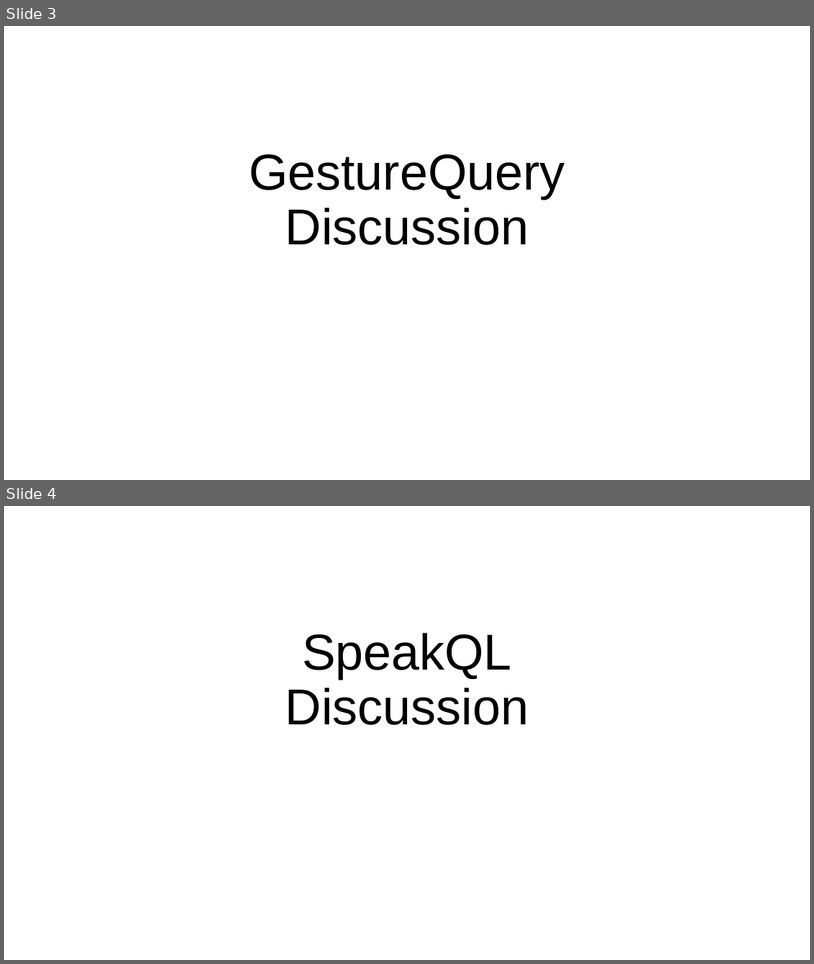
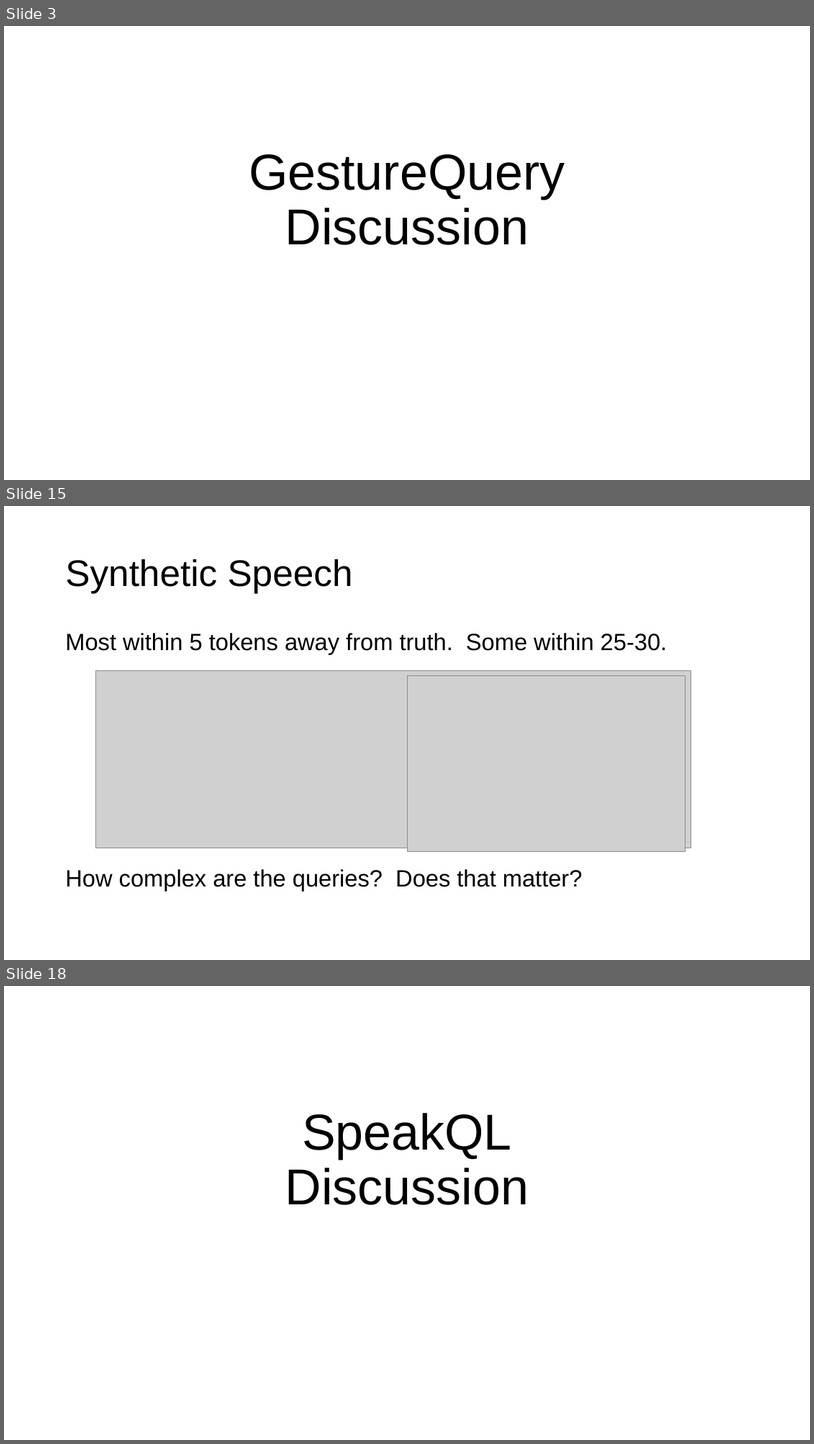
Before and after one commit to columbiaviz/columbiaviz.github.io, a slide deck: 2020s_w6998/lecs/08_modalities.pptx. Shown one above the other, each under a label of ours: slides 3 and 4 before the commit, slides 3, 15 and 18 after it; the slides between them are not shown. The pictures are 814x964 and 814x1444 pixels, drawn with LibreOffice and Linux fonts; fonts in the diff are those of the drawing; grey boxes stand for pictures. Boxes give left, top, right and bottom in pixels: in the first picture for what was removed or moved away, otherwise in the second. Text is boxed around its words. In the diff, an @@ line names an element or a change of style, - is before the commit and + after.

```diff
--- a/2020s_w6998/lecs/08_modalities.pptx
+++ b/2020s_w6998/lecs/08_modalities.pptx
@@ slide 15 added at box(4, 506, 810, 960), background #FFFFFF @@
@@ title added at box(65, 559, 353, 593), 44 pt, text #000000 @@
+Synthetic Speech
@@ text added at box(65, 633, 668, 890), 28 pt, text #000000 @@
+Most within 5 tokens away from truth. Some within 25-30.
+How complex are the queries? Does that matter?
@@ picture added at box(96, 671, 691, 847) @@
@@ picture added at box(407, 675, 686, 852) @@
@@ what was slide 4 is now slide 18 @@
```
Also in this commit, not shown: 1 slide changed, 16 other slides added.
